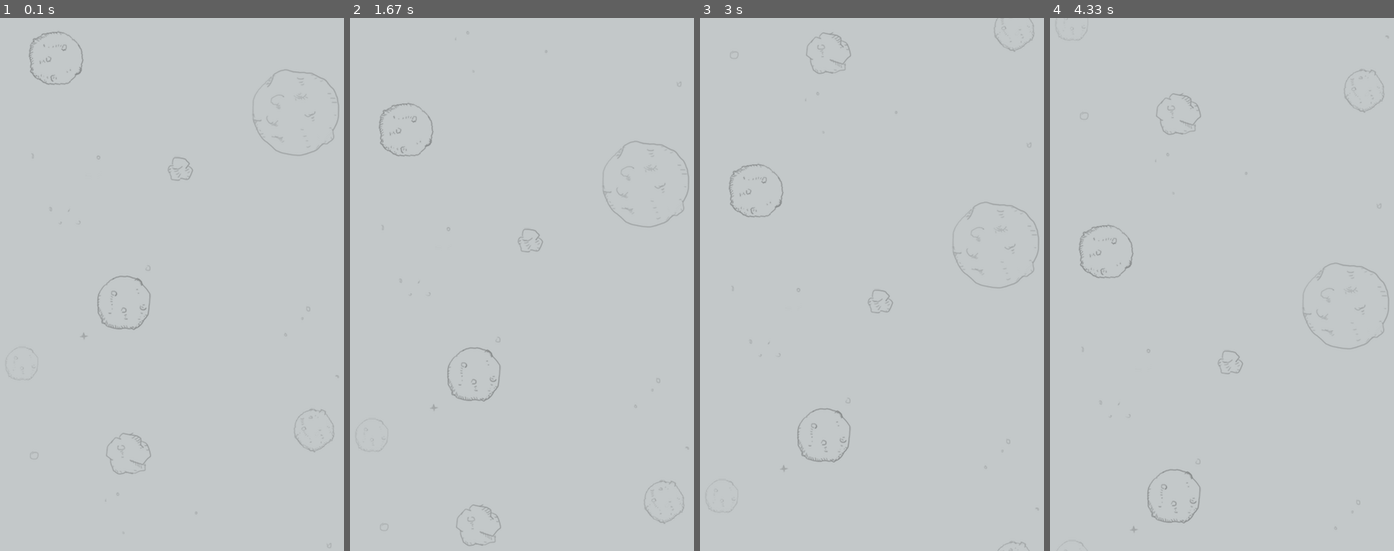
Above: before the commit, frames 1-4 (left to right).
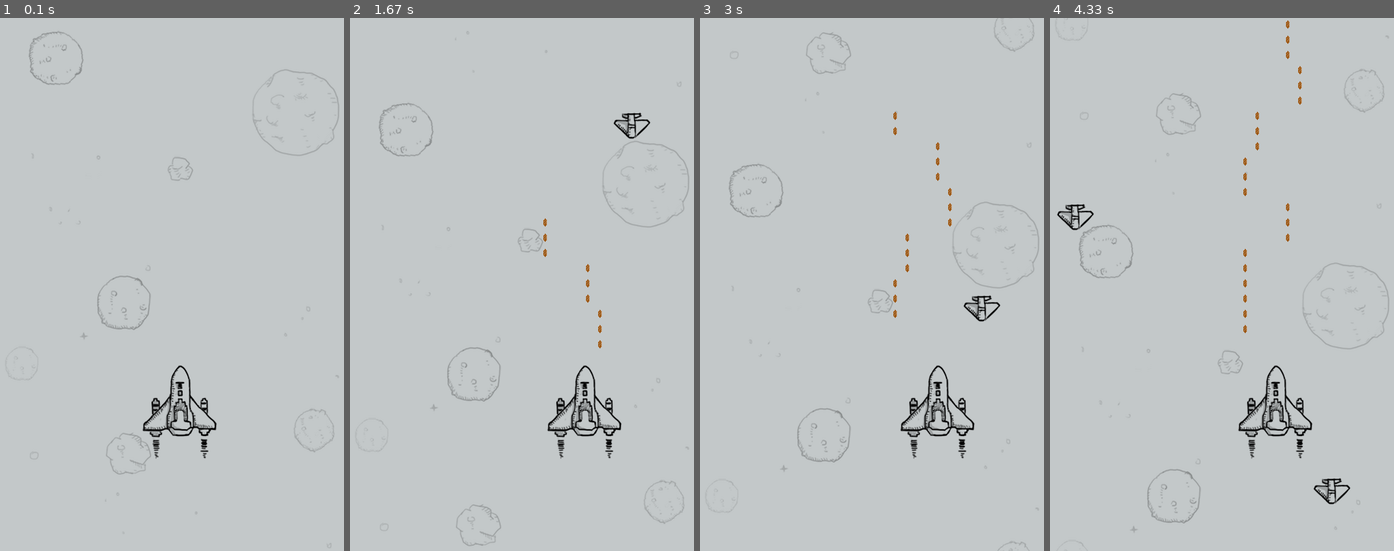
Above: after the commit, the same moments.

Repository: icefirejw/python-learning
Game: pygame game, started from pygame/plane_attack.py
Two runs of this game, one before a commit and one after it. Both use one fixed random seed, a clock stepped at 60 frames per second and the inputs below.
Inputs:
- Up to frame 1 (0.1 s): no input
- Up to frame 2 (1.67 s): hold Right 0.33-0.8 s; hold Right 0.83-1.3 s; hold Left from 1.33 s (still down)
- Up to frame 3 (3 s): release Left at 1.87 s; hold Left 1.9-2.3 s; hold Right 2.33-2.97 s
- Up to frame 4 (4.33 s): hold Left 3-3.47 s; hold Right from 4 s (still down)

The runs differ from the first frame. In frame 1, 1.0% of the frame differs, in the area x 41-64%, y 65-83%; in frame 2, 1.3%; in frame 3, 1.4%; in frame 4, 1.7%, in the area x 1-88%, y 0-92%.

Commit message:
plane_attack_v1.0
finished the plane attacking version 1.0

Diff:
--- a/pygame/plane_attack.py
+++ b/pygame/plane_attack.py
@@ -14,6 +14,10 @@
         self.clock = pygame.time.Clock()
         # 定义图像精灵和精灵组
         self.__create_sprites()
+        # define the timer for enemy plane presenting
+        # present, each 1 secend
+        pygame.time.set_timer(CREATE_ENEMY_PLANE, 1000)
+        pygame.time.set_timer(HERO_FIRE_EVENT, 500)
 
     def game_start(self):
         print("start game ...")
@@ -36,6 +40,13 @@
         bg2 = Background(True)
         self.bg_sprites_group = pygame.sprite.Group(bg1,bg2)
 
+        # create the enemy sprites group
+        self.enemy_group = pygame.sprite.Group()
+
+        # create the hero plane sprite and group
+        self.hero_plane = HeroPlaneSprite()
+        self.hero_plane_group = pygame.sprite.Group(self.hero_plane)
+
 
     def __event_handler(self):
         for event in pygame.event.get():
@@ -43,16 +54,54 @@
             # 判断是否退出游戏
             if event.type == pygame.QUIT:
                 PlaneGame.__game_over()
+            elif event.type == CREATE_ENEMY_PLANE:
+                enemy = EnemySprite()
+                self.enemy_group.add(enemy)
+            elif event.type == HERO_FIRE_EVENT:
+                self.hero_plane.fire()
+            #elif event.type == pygame.KEYDOWN and event.key == pygame.K_RIGHT:
+            #    print("to right")
+
+        # get which key pressed by keyboard method
+        key_pressed = pygame.key.get_pressed()
+        if (key_pressed[pygame.K_RIGHT]):
+            self.hero_plane.speed = 2
+        elif (key_pressed[pygame.K_LEFT]):
+            self.hero_plane.speed = -2
+        else:
+            self.hero_plane.speed = 0
+
 
     def __update_sprites(self):
         '''使用sprite模块,更新角色位置和信息'''
         self.bg_sprites_group.draw(self.screen)
         self.bg_sprites_group.update()
 
-        pass
+        # update & draw the enemy plane
+        self.enemy_group.update()
+        self.enemy_group.draw(self.screen)
+
+        # update & draw the hero plane
+        self.hero_plane_group.update()
+        self.hero_plane_group.draw(self.screen)
+
+        # update & draw the bullet
+        self.hero_plane.bullets.update()
+        self.hero_plane.bullets.draw(self.screen)
 
     def __check_collision(self):
         '''检查飞机碰撞'''
+        # 子弹打中了敌机
+        pygame.sprite.groupcollide(self.hero_plane.bullets, self.enemy_group,True, True)
+
+        # 飞机碰到敌机
+        col_list = pygame.sprite.spritecollide(self.hero_plane, self.enemy_group, True)
+
+        # 判断敌机是否碰到了飞机
+        if len(col_list) > 0:
+            self.hero_plane.kill()
+            PlaneGame.__game_over()
+
 
     @staticmethod
     def __game_over():
--- a/pygame/plane_sprite.py
+++ b/pygame/plane_sprite.py
@@ -5,11 +5,14 @@
  __init__(self, image_name, speed)
  update(self)
 '''
+import random
 import pygame
 
 # define the screen size
 SCREEN_REC = pygame.rect.Rect(0,0,480,700)
 FRAME_PER_SEC = 60
+CREATE_ENEMY_PLANE = pygame.USEREVENT
+HERO_FIRE_EVENT = pygame.USEREVENT + 1
 
 class GameSprite(pygame.sprite.Sprite):
     def __init__(self, image_name, speed = 1):
@@ -48,3 +51,69 @@
         # 2. 判断图像是否移出了屏幕，如果移出了屏幕，则返回到屏幕的最上方
         if self.rect.y >= SCREEN_REC.height:
             self.rect.y = -self.rect.height
+
+class EnemySprite(GameSprite):
+    def __init__(self):
+        #调用父类init函数，加载enemy plane 图片
+        super().__init__('./plane_images/enemy1.png')
+        # define the enemy plane's speed
+        self.speed = random.randint(1,3)
+
+        # define the enemy plane's position
+        # the enemy's x is a random in the screen
+        self.rect.x = random.randint(0, SCREEN_REC.width-self.rect.width)
+
+    def update(self):
+        super().update()
+
+        # if the eneny is out of the screen, then kill itself.
+        if (self.rect.y > SCREEN_REC.bottom):
+            self.kill()
+
+    #def __del__(self):
+    #    print("deleting my self...")
+
+class HeroPlaneSprite(GameSprite):
+    '''define the hero plane'''
+    def __init__(self):
+        super().__init__("./plane_images/me1.png")
+
+        #define the hero's position
+        self.rect.bottom = SCREEN_REC.bottom - 120
+        self.rect.centerx = SCREEN_REC.centerx
+
+        # define the bullet sprite group
+        self.bullets = pygame.sprite.Group()
+
+    def update(self):
+        self.rect.x += self.speed
+
+        if (self.rect.left <= SCREEN_REC.left):
+            self.rect.left = SCREEN_REC.left
+
+        if (self.rect.right >= SCREEN_REC.right):
+            self.rect.right = SCREEN_REC.right
+
+    def fire(self):
+
+        # fire 3 bullets for one time
+        for i in range(3):
+            # init the buttle sprint
+            buttle = BulletSprite()
+
+            # init the buttle's position
+            buttle.rect.bottom = self.rect. y - 20*i
+            buttle.rect.centerx = self.rect.centerx
+            # add the buttle to sprite group
+            self.bullets.add(buttle)
+
+class BulletSprite(GameSprite):
+    '''defined the bullet sprint '''
+    def __init__(self):
+        super().__init__('./plane_images/bullet1.png')
+        self.speed = -2
+
+    def update(self):
+        super().update()
+        if self.rect.y < SCREEN_REC.top:
+            self.kill()
